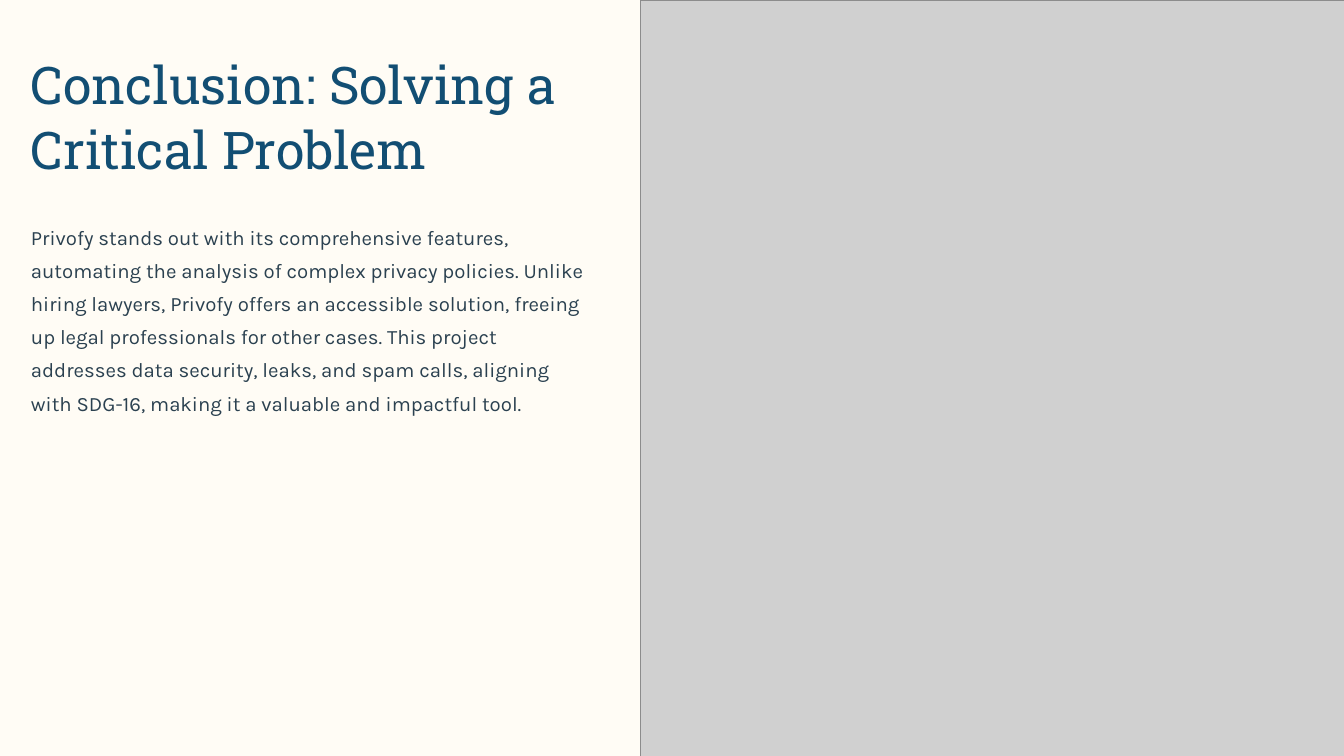
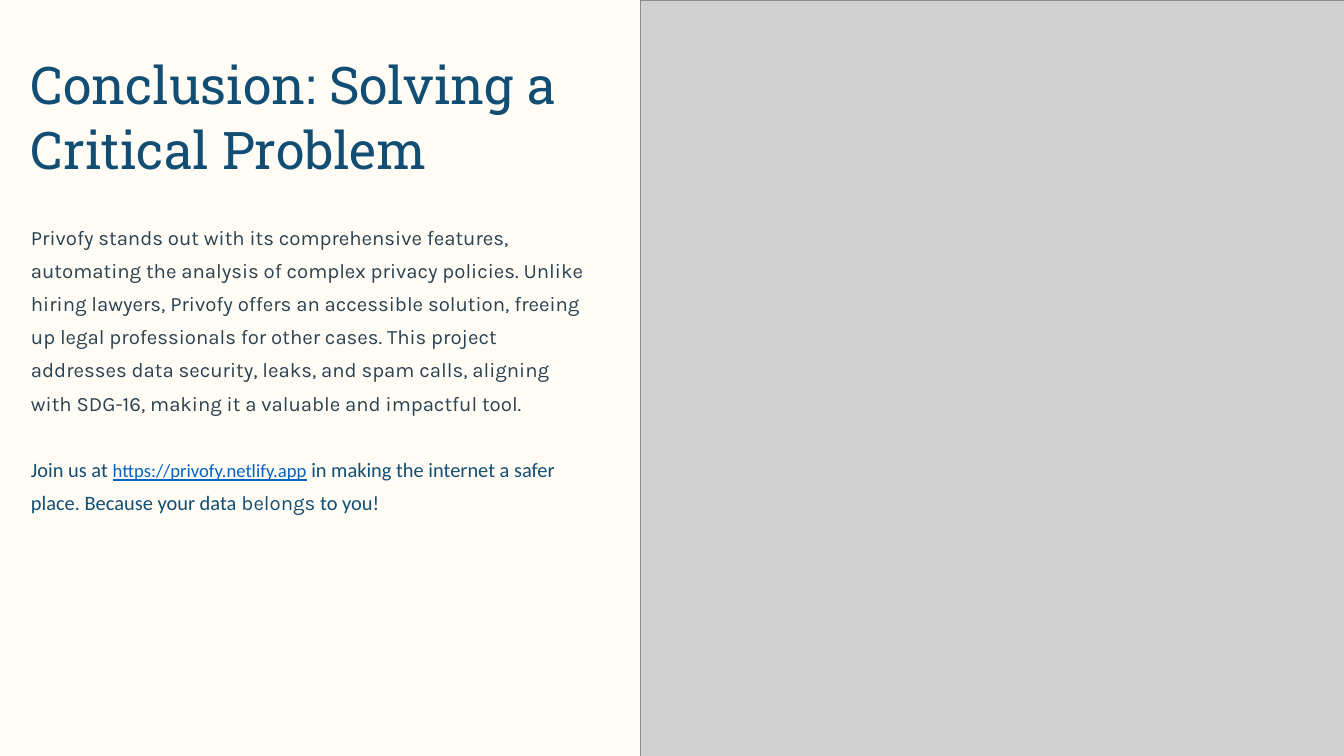
Before and after one commit to ShivanshCoding36/Privofy, a slide deck: slide 7 of Privofy.pptx (slide 8 before the commit). Drawn at 1344x756 pixels with LibreOffice and Linux fonts; fonts in the diff are those of the drawing; grey boxes stand for pictures; background and template pictures are left out. Boxes give left, top, right and bottom in pixels: in the first picture for what was removed or moved away, otherwise in the second. Text is boxed around its words. In the diff, an @@ line names an element or a change of style, - is before the commit and + after.

```diff
--- a/Privofy.pptx
+++ b/Privofy.pptx
@@ text at [31, 462, 555, 515]: paragraph added @@
+Join us at https://privofy.netlify.app in making the internet a safer place. Because your data belongs to you!
```
Also in this commit, not shown: 3 other slides changed, 1 slide added, 2 slides removed.
